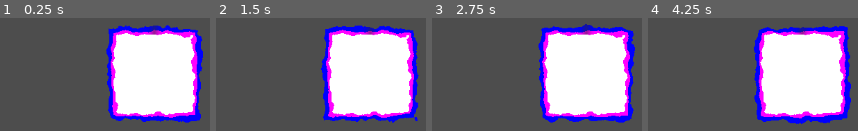
Above: before the commit, frames 1-4 (left to right).
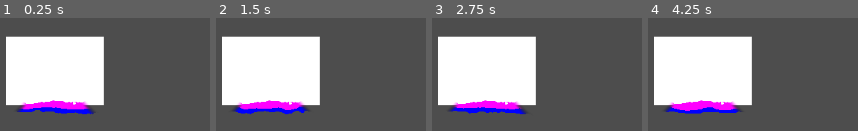
Above: after the commit, the same moments.

Repository: watson-disambiguation/BurnShader
Game: Godot game, scene res://Main.tscn
Two runs of this game, one before a commit and one after it. Both use one fixed random seed, a clock stepped at 60 frames per second and the inputs below.
Inputs:
- Up to frame 1 (0.25 s): no input
- Up to frame 2 (1.5 s): no input
- Up to frame 3 (2.75 s): no input
- Up to frame 4 (4.25 s): no input

The runs differ from the first frame. In frame 1, 67% of the frame differs, in the area x 2-97%, y 6-93%; in frame 2, 67%; in frame 3, 67%; in frame 4, 68%, in the area x 2-97%, y 7-94%.

Commit message:
fixed bug with clamp01 not actually clamping values

Diff:
--- a/Main.tscn
+++ b/Main.tscn
@@ -13,12 +13,12 @@
 [sub_resource type="ShaderMaterial" id="ShaderMaterial_7vaxc"]
 shader = ExtResource("1_7y8qh")
 shader_parameter/noiseStrength = 0.05
-shader_parameter/progression = 0.555
-shader_parameter/initialSize = 0.33
+shader_parameter/progression = 0.08
+shader_parameter/initialSize = 0.235
 shader_parameter/midpointProgression = 0.5
-shader_parameter/innerEdgeWidth = 0.025
+shader_parameter/innerEdgeWidth = 0.045
 shader_parameter/outerEdgeWidth = 0.03
-shader_parameter/falloffBurnAngle = 0.54
+shader_parameter/falloffBurnAngle = 0.13
 shader_parameter/flameSpeed = 0.415
 shader_parameter/flameColor = Color(0.980392, 0.423529, 0, 1)
 shader_parameter/noiseTexture = SubResource("NoiseTexture2D_jswp1")
@@ -30,6 +30,6 @@
 
 [node name="BurningPaper" type="Sprite2D" parent="."]
 material = SubResource("ShaderMaterial_7vaxc")
-position = Vector2(322, 187)
-scale = Vector2(200, 200)
+position = Vector2(178.5, 182.5)
+scale = Vector2(301, 209)
 texture = SubResource("CanvasTexture_f0b44")
--- a/Shaders/BurnShader.gdshader
+++ b/Shaders/BurnShader.gdshader
@@ -15,8 +15,10 @@
 	return (t - from) / (to - from);
 }
 
+
+
 float clamp01(float x) {
-	return clamp(0,1,x);
+	return clamp(x,0,1);
 }
 
 void fragment() {
@@ -27,11 +29,11 @@
 
 	// progression is remapped to control the burning along edges phase and the
 	// and the burning inward phase.
-	float burnAngle = PI*inverseLerp(0,midpointProgression,progression);
+	float burnAngle = PI*clamp01(inverseLerp(0,midpointProgression,progression));
 	float value = clamp01(inverseLerp(midpointProgression,1.0,progression));
 	// endpoint needs to be offset by edgewidth and noise strength
 	// so flame completely disappears
-	float burnIn = mix(initialSize,-outerEdgeWidth-noiseStrength,value);
+	float burnIn = clamp01(mix(initialSize,-outerEdgeWidth-noiseStrength,value));
 
 	// signed distance fields
 	vec2 centeredUV = UV - 0.5;
@@ -41,6 +43,7 @@
 	float distFromEdge = max((abs(centeredUV.x)),abs(centeredUV.y));
 	// blended so sdf becomes more circular as burning continues
 	float dist = mix(distFromCenter,distFromEdge,(1.0-value));
+	//float dist = distFromEdge;
 
 
 
@@ -49,7 +52,7 @@
 	if(centeredUV.x > 0.) {
 		angle = -angle;
 	}
-	angle = angle + (PI/2.0);
+	angle = angle + (PI/2.0) - falloffBurnAngle;
 
 	// different stages of burning
 
@@ -68,4 +71,5 @@
 	float steppedAngle = 1.0-smoothstep(burnAngle-falloffBurnAngle, burnAngle,angle);
 	colour = mix(vec4(unburnedOuterEdge),colour,steppedAngle);
 	COLOR = colour;
+	//COLOR = vec4(vec3(unburnedOuterEdge),1.0);
 }
